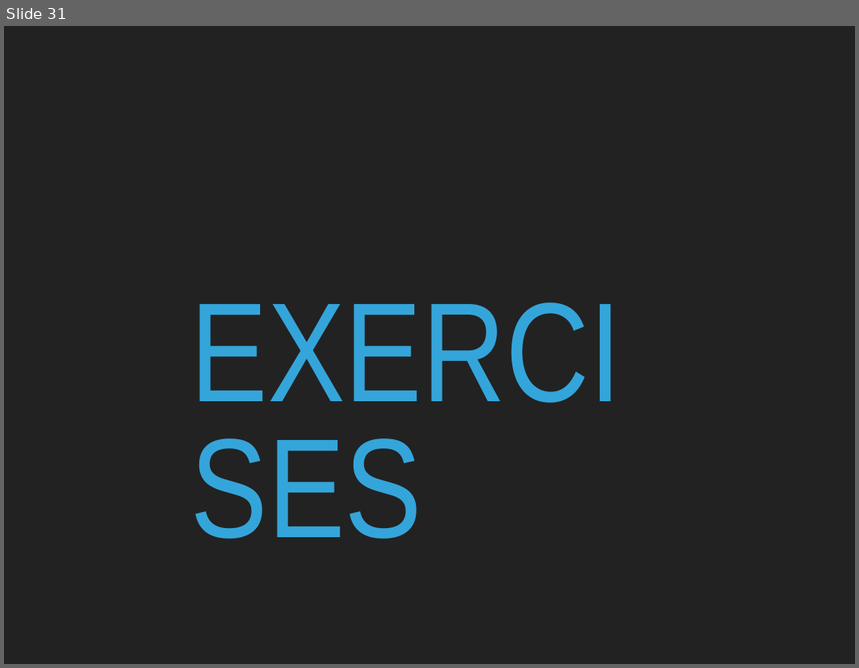
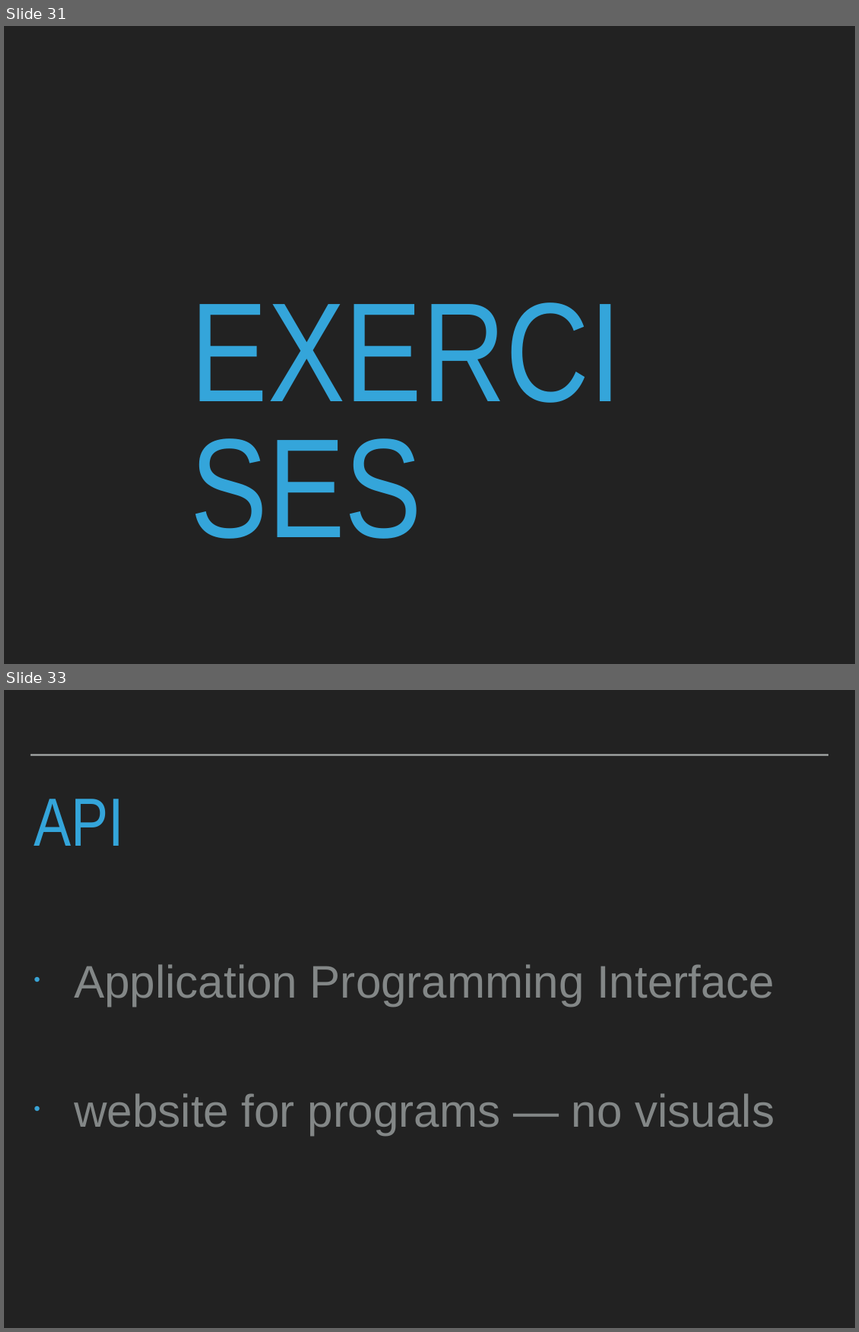
Before and after one commit to robcarrington/python-for-data-science, a slide deck: Session4/Session4_Slides.pptx. Shown one above the other, each under a label of ours: slide 31 before the commit, slides 31 and 33 after it; the slides between them are not shown. The pictures are 859x668 and 859x1332 pixels, drawn with LibreOffice and Linux fonts; fonts in the diff are those of the drawing. Boxes give left, top, right and bottom in pixels: in the first picture for what was removed or moved away, otherwise in the second. Text is boxed around its words. In the diff, an @@ line names an element or a change of style, - is before the commit and + after.

```diff
--- a/Session4/Session4_Slides.pptx
+++ b/Session4/Session4_Slides.pptx
@@ slide 33 added at <box>4,690,855,1328</box>, background #222222 @@
@@ line added from (31, 755) to (829, 755), #A6AAA9 2 pt @@
@@ title added at <box>34,799,123,846</box>, 82 pt, text #34A5DA @@
+API
@@ text added at <box>74,964,775,1135</box>, 55 pt, text #838787 @@
+• Application Programming Interface
+• website for programs — no visuals
```
Also in this commit, not shown: 34 slides changed, 15 other slides added, 3 other files.
